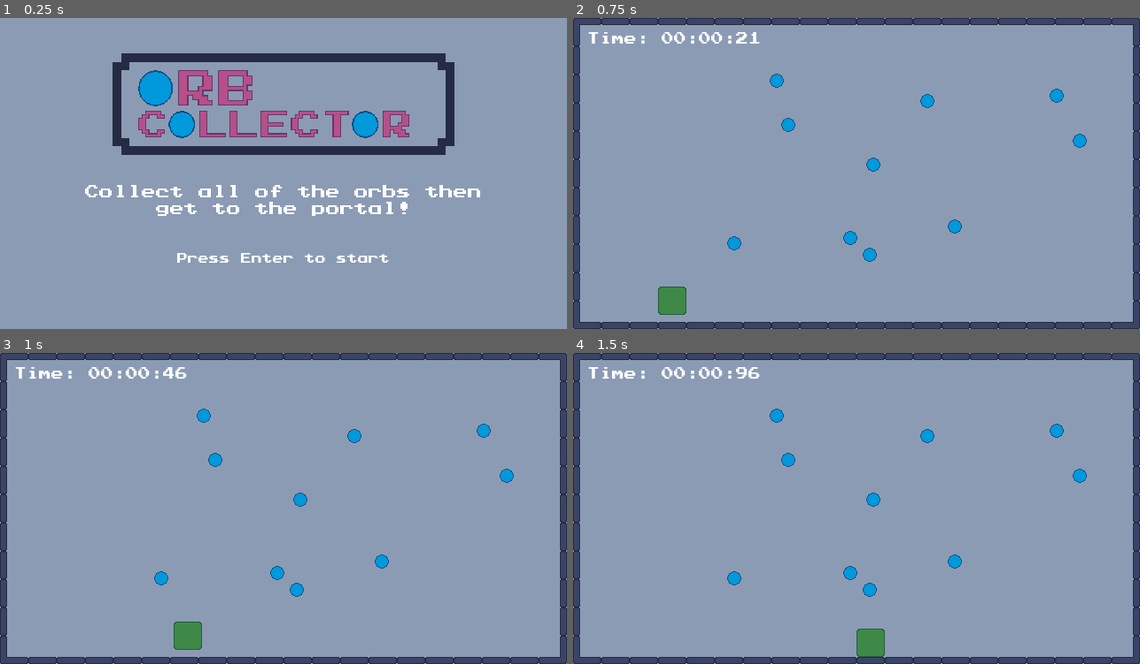
Above: before the commit, frames 1-4 (two rows, left to right).
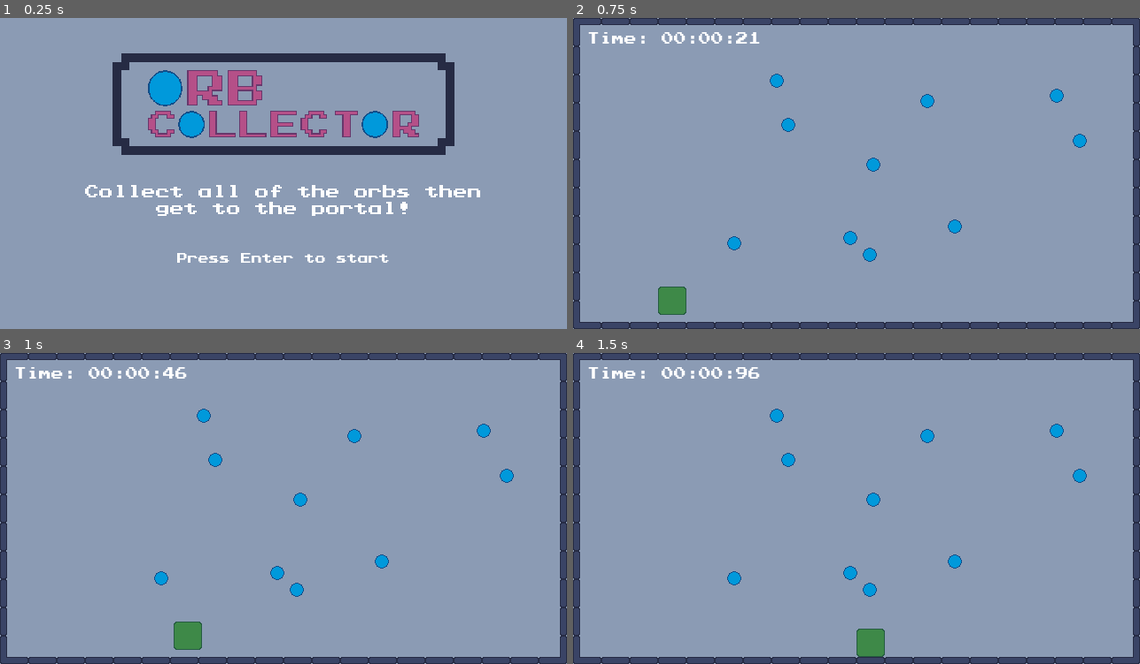
Above: after the commit, the same moments.

Repository: callum-jackson/orb-collector
Game: Godot game, scene res://scenes/start.tscn
The game is run twice, just before and just after one commit, with the same random seed, the same clock (stepped at 60 frames per second) and the same inputs.
Inputs:
- Up to frame 1 (0.25 s): no input
- Up to frame 2 (0.75 s): tap Enter (ui_accept) at 0.5 s; hold Right (move_right) from 0.53 s (still down)
- Up to frame 3 (1 s): keep holding Right (move_right); tap Enter (ui_accept) at 0.77 s
- Up to frame 4 (1.5 s): release Right (move_right) at 1.28 s; hold Down (move_down) from 1.28 s (still down)

The runs differ from the first frame. In frame 1, 4.2% of the frame differs, in the area x 24-74%, y 16-39%; in frame 2, nothing differs; in frame 3, nothing differs; in frame 4, nothing differs.

Commit message:
Adjust logo centreing.

Diff:
--- a/project.godot
+++ b/project.godot
@@ -65,7 +65,7 @@
 [xogot]
 
 project/editorState=[{
-"column": 18,
+"column": 0,
 "current": true,
 "line": 2,
 "path": "res://scripts/main.gd",
Binary file changed: assets/sprites/logo.png
